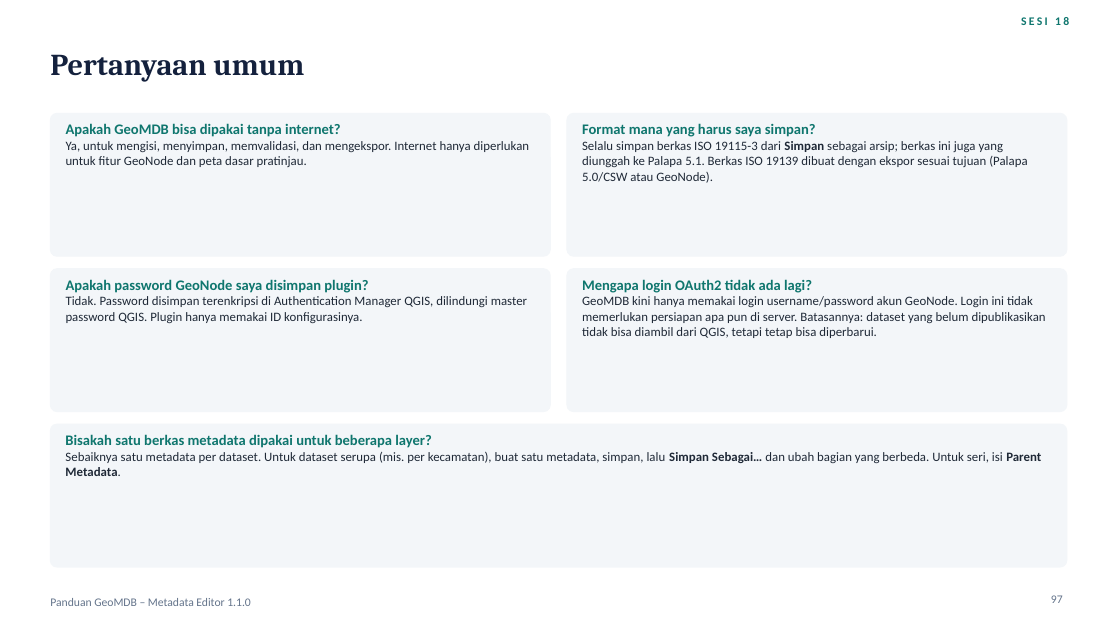
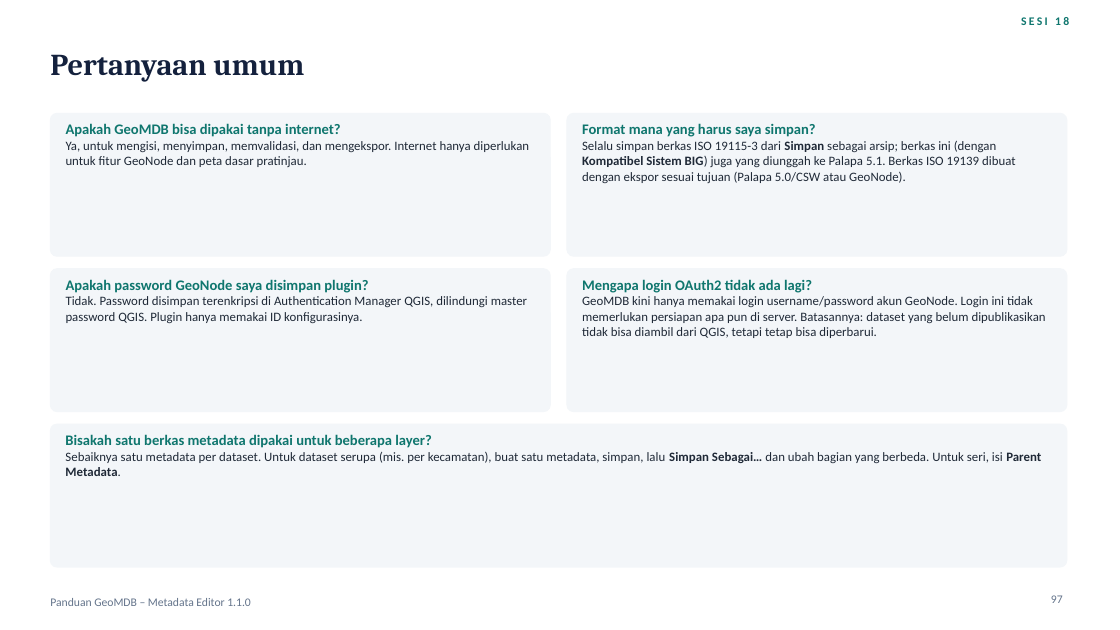
Before and after one commit to wendraalqassam/iso19115_metadata_editor, a slide deck: slide 97 of docs/Panduan-GeoMDB-Metadata-Editor.pptx. Drawn at 1120x630 pixels with LibreOffice and Linux fonts; fonts in the diff are those of the drawing. Boxes give left, top, right and bottom in pixels: in the first picture for what was removed or moved away, otherwise in the second. Text is boxed around its words. In the diff, an @@ line names an element or a change of style, - is before the commit and + after.

Commit message:
Palapa 5.1: ISO 19115-3 only, saved with "Kompatibel Sistem BIG"
Palapa 5.1 does not accept ISO 19139; it takes the ISO 19115-3 file from Save with the
"Kompatibel Sistem BIG" and "Hanya simpan isian yang terisi" options checked. The "Untuk Palapa / CSW"
ISO 19139 export is for Palapa 5.0 (and pycsw/CSW-T). Deck (session 13 Palapa slide, export
conditions, option combinations, case study A, troubleshooting, FAQ, summary) and README updated.

```diff
--- a/docs/Panduan-GeoMDB-Metadata-Editor.pptx
+++ b/docs/Panduan-GeoMDB-Metadata-Editor.pptx
@@ text at <box>582,141,1016,183</box>: text changed @@
-Selalu simpan berkas ISO 19115-3 dari Simpan sebagai arsip; berkas ini juga yang diunggah ke Palapa 5.1. Berkas ISO 19139 dibuat dengan ekspor sesuai tujuan (Palapa 5.0/CSW atau GeoNode).
+Selalu simpan berkas ISO 19115-3 dari Simpan sebagai arsip; berkas ini (dengan Kompatibel Sistem BIG) juga yang diunggah ke Palapa 5.1. Berkas ISO 19139 dibuat dengan ekspor sesuai tujuan (Palapa 5.0/CSW atau GeoNode).
```
Also in this commit, not shown: 7 other slides changed, 1 other file.
